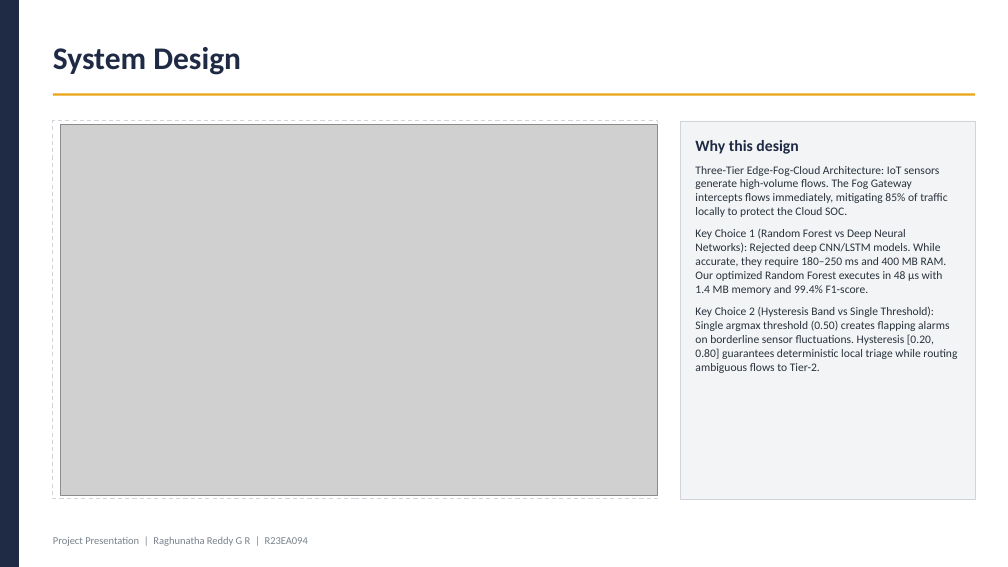
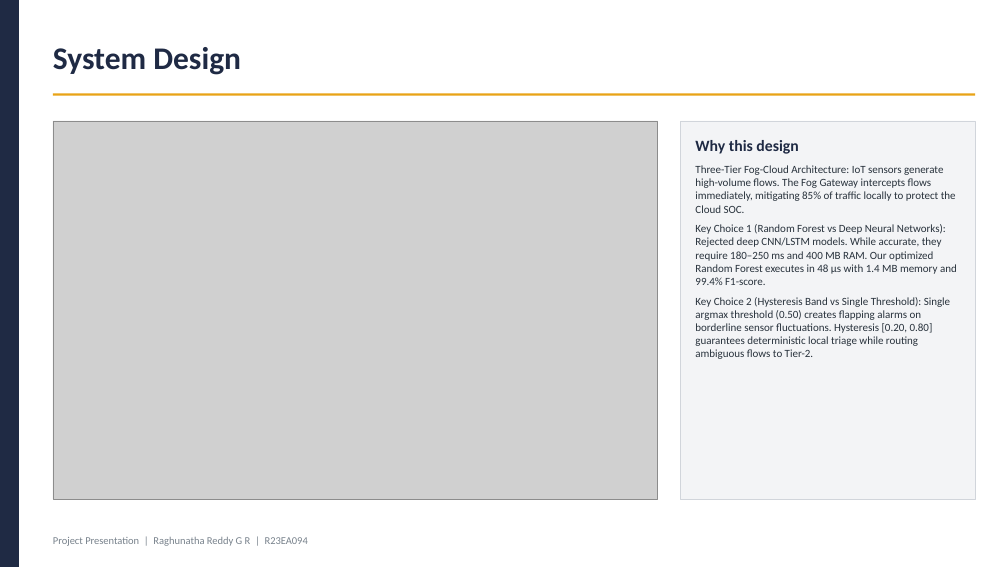
Before and after one commit to Raghunath2604/RIO_PROJECT-SMART_CITY-, a slide deck: slide 5 of docs/Project_Presentation_R23EA094.pptx. Drawn at 1008x567 pixels with LibreOffice and Linux fonts; fonts in the diff are those of the drawing; grey boxes stand for pictures. Boxes give left, top, right and bottom in pixels: in the first picture for what was removed or moved away, otherwise in the second. Text is boxed around its words. In the diff, an @@ line names an element or a change of style, - is before the commit and + after.

```diff
--- a/docs/Project_Presentation_R23EA094.pptx
+++ b/docs/Project_Presentation_R23EA094.pptx
@@ picture resized from (x1=60, y1=125, x2=658, y2=495) to (x1=53, y1=121, x2=658, y2=499) @@
@@ rectangle removed at (x1=53, y1=121, x2=658, y2=499) @@
@@ text at (x1=695, y1=165, x2=956, y2=213): text changed; size 11 to 10.5 pt @@
-Three-Tier Edge-Fog-Cloud Architecture: IoT sensors generate high-volume flows. The Fog Gateway intercepts flows immediately, mitigating 85% of traffic locally to protect the Cloud SOC.
+Three-Tier Fog-Cloud Architecture: IoT sensors generate high-volume flows. The Fog Gateway intercepts flows immediately, mitigating 85% of traffic locally to protect the Cloud SOC.
@@ text at (x1=695, y1=224, x2=957, y2=359): size 11 to 10.5 pt in "Key Choice 1 (Random Forest vs Deep ...", "Key Choice 2 (Hysteresis Band vs Single ..."; less space between paragraphs @@
```
Also in this commit, not shown: 9 other slides changed, 25 other files.
